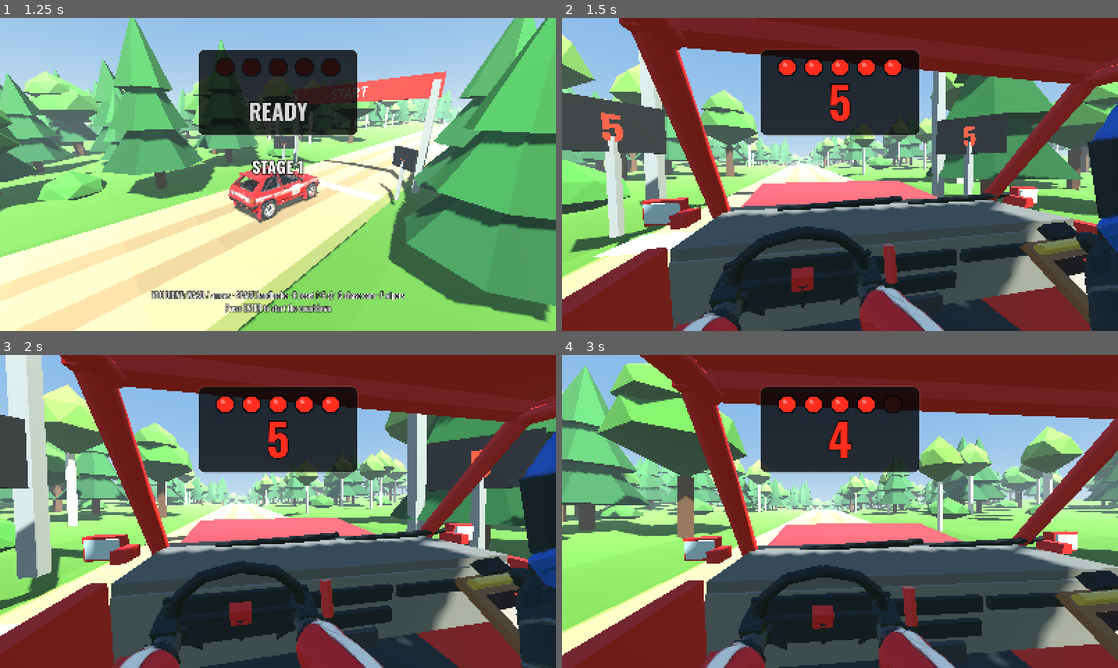
Above: before the commit, frames 1-4 (two rows, left to right).
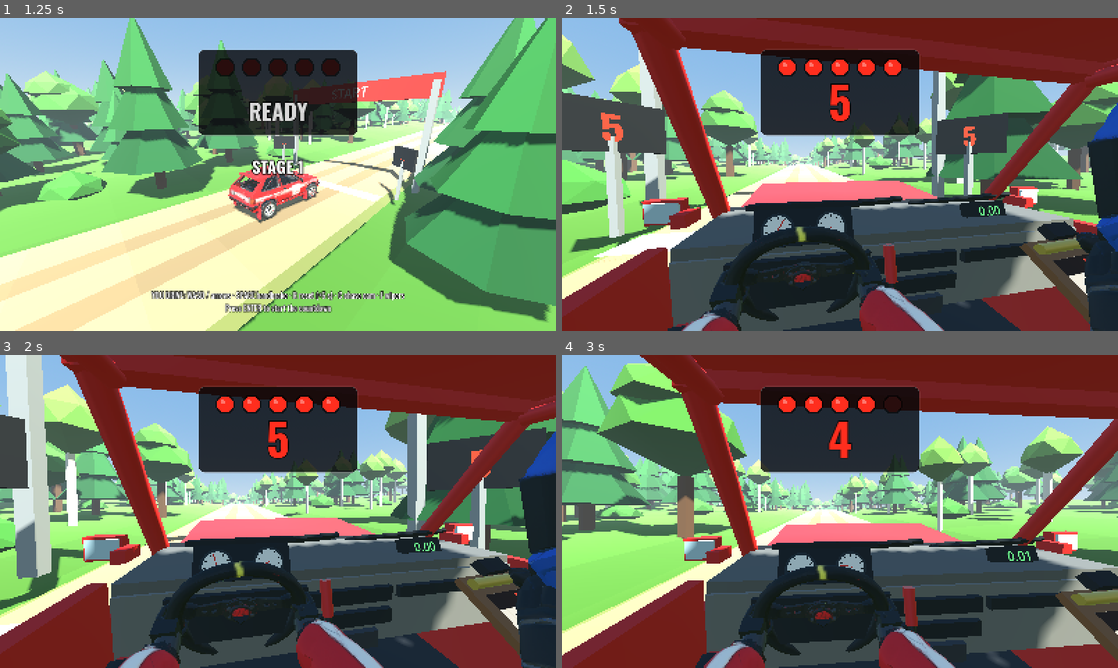
Above: after the commit, the same moments.

Repository: pbelfand-dot/Stock-multiplay-game
Game: Godot game, scene res://scenes/main.tscn
The game is run twice, just before and just after one commit, with the same random seed, the same clock (stepped at 60 frames per second) and the same inputs.
Inputs (mouse positions are in pixels of both pictures, inside the frame that each line leads up to):
- Up to frame 1 (1.25 s): click "DRIVE SOLO · AI CO-DRIVER" at 0.5 s
- Up to frame 2 (1.5 s): tap Enter (ready) at 1.25 s; move the mouse to (867, 174) at 1.27 s; hold Up from 1.28 s (still down); tap C (camera) at 1.35 s
- Up to frame 3 (2 s): keep holding Up
- Up to frame 4 (3 s): keep holding Up; move the mouse to (812, 511) at 2.02 s; tap Q (read_notes) at 2.1 s; move the mouse to (851, 505) at 2.77 s; tap Enter (ready) at 2.85 s

Frame 1 is identical in both runs. In frame 2, 2.8% of the frame differs, in the area x 19-80%, y 58-100%; in frame 3, 2.7%; in frame 4, 2.8%.

Commit message:
SHOTGUN RALLY: a nicer interior (Higgsfield seats + wheel, dials, trip meter)
- Bucket seats and a dished three-spoke suede rally wheel (yellow top marker)
  made with Higgsfield (GPT Image concept -> Meshy 7 image-to-3D), replacing
  the box seats and the tube wheel; the wheel's rim sits where the gloves grip.
- A binnacle with a rev counter and speedometer whose needles move, seen
  through the top of the wheel; a green gear readout.
- The co-driver's trip meter on the dash: stage distance in km.
- A fire extinguisher between the seats, foam padding on the cage near the
  heads, rubber mats. Model textures import as lossy 1024 px.

Co-Authored-By: Claude Opus 5.5 <noreply@anthropic.com>
Claude-Session: https://claude.ai/code/session_01NXYqac7qKp55iHA8gZ85EC

Diff:
--- a/shotgun-rally/scripts/vehicle/cockpit.gd
+++ b/shotgun-rally/scripts/vehicle/cockpit.gd
@@ -58,6 +58,9 @@
 var _models := {}                              # seat -> CrewModel (the real crew)
 var hands                                      # DriverHands: gloves on the rim, shuffling, the handbrake
 var _wheel_turn := 0.0                         # the steering wheel's turn (rad)
+var _needles := {}                             # "rpm" / "kmh" -> needle pivot
+var _gear_label: Label3D
+var _trip_label: Label3D
 var _mats := {}
 
 signal wiper_stroke
@@ -69,6 +72,7 @@
 	_dash()
 	_seats()
 	_wheel()
+	_details()
 	_windshield()
 	_crew()
 	hands = DriverHands.new()
@@ -202,8 +206,102 @@
 	add_child(knob)
 
 
+## The bits that make it a rally car: dials with needles, the gear, the co-driver's
+## trip meter, an extinguisher between the seats, padding on the cage, mats.
+func _details() -> void:
+	# instrument cluster above the wheel's hub, seen through its top: rev counter
+	# (left) and speedo in a binnacle, needles move
+	_box(Vector3(0.3, 0.13, 0.08), Vector3(-0.36, 0.385, -0.37), Color(0.07, 0.07, 0.08), Vector3(deg_to_rad(-25.0), 0, 0))
+	_box(Vector3(0.32, 0.015, 0.11), Vector3(-0.36, 0.455, -0.35), Color(0.07, 0.07, 0.08), Vector3(deg_to_rad(-10.0), 0, 0))
+	var face := _mat(Color(0.93, 0.93, 0.9), 0.6)
+	var tilt := Vector3(deg_to_rad(-70.0), 0, 0)
+	for d in [[-0.45, "rpm"], [-0.29, "kmh"]]:
+		var dial := Node3D.new()
+		dial.position = Vector3(d[0] + 0.01, 0.385, -0.33)
+		dial.rotation.x = deg_to_rad(-25.0)
+		add_child(dial)
+		var bezel := MeshInstance3D.new()
+		var bm := CylinderMesh.new()
+		bm.top_radius = 0.05
+		bm.bottom_radius = 0.05
+		bm.height = 0.012
+		bm.radial_segments = 16
+		bezel.mesh = bm
+		bezel.material_override = _mat(Color(0.05, 0.05, 0.05), 0.4)
+		bezel.rotation.x = PI / 2.0
+		dial.add_child(bezel)
+		var f := MeshInstance3D.new()
+		var fm := CylinderMesh.new()
+		fm.top_radius = 0.042
+		fm.bottom_radius = 0.042
+		fm.height = 0.004
+		fm.radial_segments = 16
+		f.mesh = fm
+		f.material_override = face
+		f.rotation.x = PI / 2.0
+		f.position.z = 0.006
+		dial.add_child(f)
+		for i in 9:                                   # tick marks round the dial
+			var a := deg_to_rad(-135.0 + 270.0 * i / 8.0)
+			var tk := _box(Vector3(0.003, 0.008, 0.002), Vector3(sin(a), cos(a), 0.0) * 0.035 + Vector3(0, 0, 0.009),
+				Color(0.1, 0.1, 0.1) if i < 7 or d[1] == "kmh" else Color(0.85, 0.1, 0.1), Vector3(0, 0, -a), dial)
+			tk.cast_shadow = GeometryInstance3D.SHADOW_CASTING_SETTING_OFF
+		var needle := Node3D.new()
+		needle.position.z = 0.011
+		dial.add_child(needle)
+		_box(Vector3(0.003, 0.036, 0.002), Vector3(0, 0.016, 0), Color(0.9, 0.15, 0.05), Vector3.ZERO, needle)
+		_needles[d[1]] = needle
+	_gear_label = Label3D.new()
+	_gear_label.text = "1"
+	_gear_label.font_size = 48
+	_gear_label.pixel_size = 0.0006
+	_gear_label.modulate = Color(0.3, 1.0, 0.4)
+	_gear_label.outline_size = 0
+	_gear_label.position = Vector3(-0.36, 0.36, -0.325)
+	_gear_label.rotation.x = deg_to_rad(-25.0)
+	add_child(_gear_label)
+	# the co-driver's trip meter on top of the dash: stage distance, in green
+	_box(Vector3(0.16, 0.06, 0.06), Vector3(0.38, 0.385, -0.42), Color(0.06, 0.06, 0.07), Vector3(deg_to_rad(-20.0), 0, 0))
+	_trip_label = Label3D.new()
+	_trip_label.text = "0.00"
+	_trip_label.font_size = 64
+	_trip_label.pixel_size = 0.0008
+	_trip_label.modulate = Color(0.35, 1.0, 0.45)
+	_trip_label.outline_size = 0
+	_trip_label.position = Vector3(0.38, 0.39, -0.387)
+	_trip_label.rotation.x = deg_to_rad(-20.0)
+	add_child(_trip_label)
+	# fire extinguisher between the seats
+	var ext := MeshInstance3D.new()
+	var em := CylinderMesh.new()
+	em.top_radius = 0.045
+	em.bottom_radius = 0.045
+	em.height = 0.34
+	em.radial_segments = 10
+	ext.mesh = em
+	ext.material_override = _mat(Color(0.8, 0.06, 0.05), 0.35)
+	ext.rotation.x = PI / 2.0
+	ext.position = Vector3(0.0, -0.24, 0.42)
+	add_child(ext)
+	_box(Vector3(0.05, 0.03, 0.05), Vector3(0.0, -0.24, 0.24), Color(0.15, 0.15, 0.15))
+	# black foam padding on the cage where heads could hit it, rubber mats
+	for sx in [-1.0, 1.0]:
+		_tube(Vector3(0.66 * sx, 0.9, 0.45), Vector3(0.66 * sx, 0.89, 0.0), 0.042, Color(0.07, 0.07, 0.08))
+		_tube(Vector3(0.69 * sx, -0.04, 0.45), Vector3(0.7 * sx, 0.12, -0.3), 0.04, Color(0.07, 0.07, 0.08))
+		_box(Vector3(0.5, 0.012, 0.5), Vector3(0.37 * sx, -0.295, -0.2), Color(0.16, 0.16, 0.17))
+
+
 func _seats() -> void:
+	# Higgsfield bucket seats (assets/models/seat.glb); the box seats if it's missing
+	const SEAT_MODEL := "res://assets/models/seat.glb"
 	for x in [-0.37, 0.37]:
+		if ResourceLoader.exists(SEAT_MODEL):
+			var seat: Node3D = load(SEAT_MODEL).instantiate()
+			seat.scale = Vector3.ONE * 0.52                  # 1.9 units tall -> ~1 m, rails to headrest
+			seat.rotation.y = PI                             # it faces +z; the car faces -z
+			seat.position = Vector3(x, -0.30 + 0.952 * 0.52, 0.36)
+			add_child(seat)
+			continue
 		_box(Vector3(0.5, 0.14, 0.52), Vector3(x, -0.22, 0.3), SEAT)          # cushion
 		_box(Vector3(0.5, 0.75, 0.14), Vector3(x, 0.2, 0.6), SEAT, Vector3(deg_to_rad(-12.0), 0, 0))
 		_box(Vector3(0.12, 0.42, 0.4), Vector3(x - 0.24, -0.02, 0.38), SEAT * 0.9)   # bolsters
@@ -217,6 +315,14 @@
 	_steer_node.rotation.x = WHEEL_TILT
 	add_child(_steer_node)
 	var seg := 12
+	# the Higgsfield rally wheel (dished three-spoke, suede, yellow top marker); its rim
+	# runs at ~0.88 units from the hub, so this puts it at WHEEL_R where the gloves grip
+	const WHEEL_MODEL := "res://assets/models/steering_wheel.glb"
+	if ResourceLoader.exists(WHEEL_MODEL):
+		var w: Node3D = load(WHEEL_MODEL).instantiate()
+		w.scale = Vector3.ONE * (WHEEL_R / 0.88)
+		_steer_node.add_child(w)
+		return
 	for k in seg:
 		var a0 := TAU * k / seg
 		var a1 := TAU * (k + 1) / seg
@@ -423,6 +529,14 @@
 		_models.driver.pose(wheel_hands, Vector3(0.35, -0.6, 0.15))
 	if _models.has("codriver") and board_hands.size() == 2:
 		_models.codriver.pose(board_hands, Vector3(0.3, -0.6, 0.25), 0.9)
+	# the dials: revs through the gears (red line at the top) and road speed (0-200)
+	if _needles.has("rpm"):
+		var rev: float = clampf(0.18 + car.rpm * 0.82, 0.0, 1.0)
+		_needles.rpm.rotation.z = -deg_to_rad(-135.0 + 270.0 * rev)
+		_needles.kmh.rotation.z = -deg_to_rad(-135.0 + 270.0 * clampf(car.kmh() / 200.0, 0.0, 1.0))
+		_gear_label.text = "R" if car.speed < -0.5 else str(car.gear)
+		if map_board:
+			_trip_label.text = "%.2f" % (maxf(map_board.car_s - 40.0, 0.0) / 1000.0)
 	_wipers(dt)
 	_mud_mat.set_shader_parameter("mud", mud)
 	_mud_mat.set_shader_parameter("swept", PackedFloat32Array([deg_to_rad(swept[0]), deg_to_rad(swept[1])]))
Not shown, added: shotgun-rally/assets/models/seat.glb.import
Binary file added: shotgun-rally/assets/models/seat_0.jpg
Not shown, added: shotgun-rally/assets/models/seat_0.jpg.import
Not shown, added: shotgun-rally/assets/models/steering_wheel.glb.import
Binary file added: shotgun-rally/assets/models/steering_wheel_0.jpg
Not shown, added: shotgun-rally/assets/models/steering_wheel_0.jpg.import
